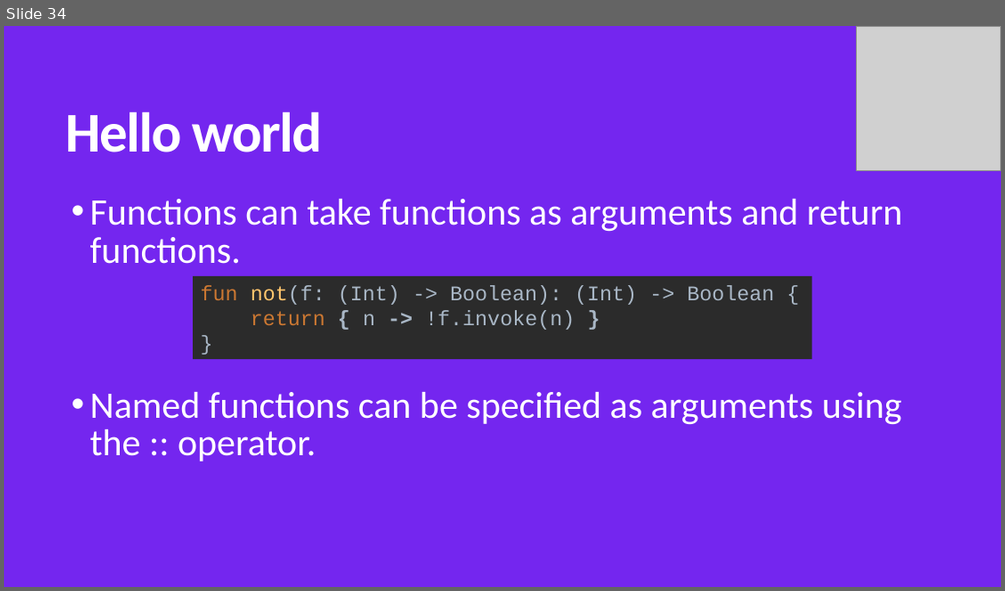
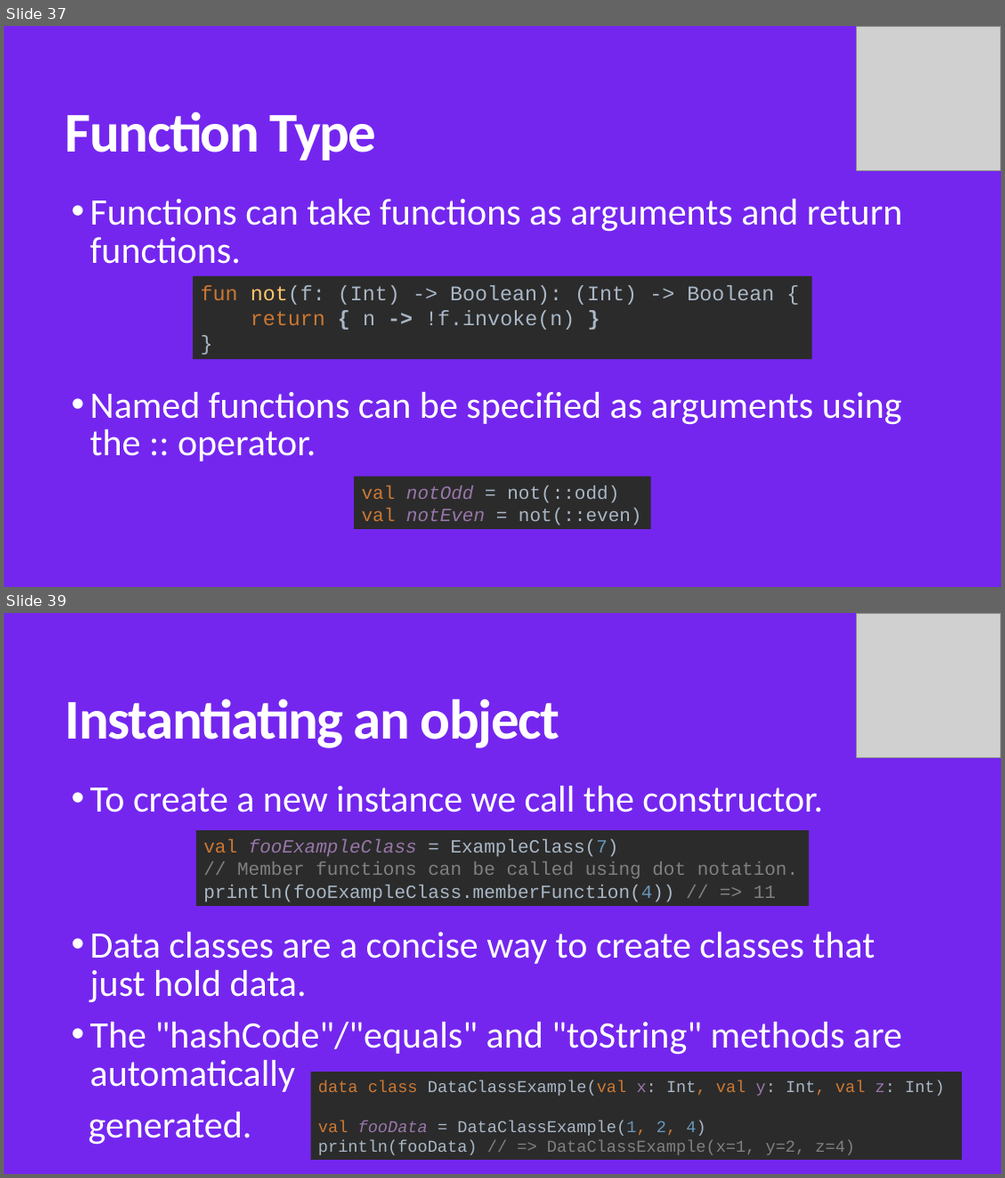
Before and after one commit to MohamedWael/Kotlin-crash-course, a slide deck: kotlin_intro.pptx. Shown one above the other, each under a label of ours: slide 34 before the commit, slides 37 and 39 after it; the slides between them are not shown. The pictures are 1005x591 and 1005x1178 pixels, drawn with LibreOffice and Linux fonts; fonts in the diff are those of the drawing; grey boxes stand for pictures. Boxes give left, top, right and bottom in pixels: in the first picture for what was removed or moved away, otherwise in the second. Text is boxed around its words. In the diff, an @@ line names an element or a change of style, - is before the commit and + after.

```diff
--- a/kotlin_intro.pptx
+++ b/kotlin_intro.pptx
@@ slide 39 added at (4,613,1001,1174), background #7426EF @@
@@ picture added at (857,613,1001,757) @@
@@ title added at (65,698,560,748), 54 pt, text #FFFFFF, bold @@
+Instantiating an object
@@ text added at (89,786,902,1144), 36 pt, text #FFFFFF @@
+• To create a new instance we call the constructor.
+• Data classes are a concise way to create classes that just hold data.
+• The "hashCode"/"equals" and "toString" methods are automatically
+generated.
@@ rectangle added at (196,831,809,906), fill #2B2B2B, 18 pt, text #A9B7C6 @@
+val fooExampleClass = ExampleClass(7)
+// Member functions can be called using dot notation.
+println(fooExampleClass.memberFunction(4)) // => 11
@@ rectangle added at (310,1071,962,1159), fill #2B2B2B, 16 pt, text #A9B7C6 @@
+data class DataClassExample(val x: Int, val y: Int, val z: Int)
+val fooData = DataClassExample(1, 2, 4)
+println(fooData) // => DataClassExample(x=1, y=2, z=4)
@@ what was slide 34 is now slide 37 @@
@@ slide 37 changed as well @@
@@ title at (65,111,376,160): text changed @@
-Hello world
+Function Type
@@ rectangle added at (354,476,651,529), fill #2B2B2B, 18 pt, text #A9B7C6 @@
+val notOdd = not(::odd)
+val notEven = not(::even)
```
Also in this commit, not shown: 15 other slides changed, 28 other slides added, 1 slide removed, 1 other file.
